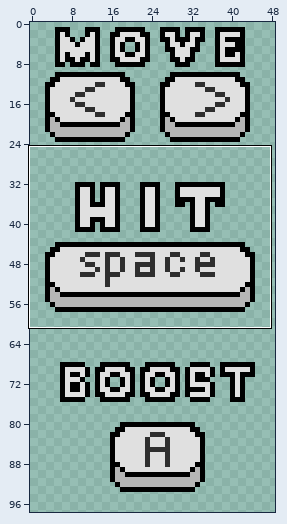
A pixel-art file gets an edit: assets/images/keys.ase. The first picture is a wide view before the edit; the outline marks the close-up.
Close-up. Old version:
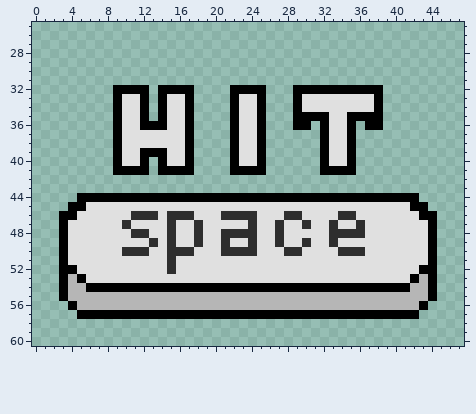
50x100 pixels, 1 frame. Shown: x 0..47, y 25..60. The wide view leaves out empty margins.
The result:
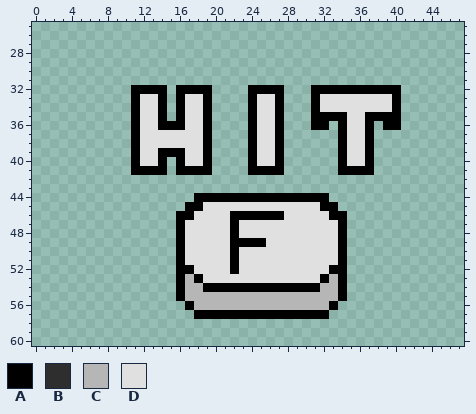
Palette (. is transparent): A #000000  B #2e2e2e  C #b6b6b6  D #e0e0e0
From old to new:
@@ x 0..47 @@
 31 ................................................
-32 .........AAAA.AAAA....AAAA...AAAAAAAAAA.........
-33 .........ADDA.ADDA....ADDA...ADDDDDDDDA.........
-34 .........ADDA.ADDA....ADDA...ADDDDDDDDA.........
-35 .........ADDA.ADDA....ADDA...AAAADDAAAA.........
-36 .........ADDAAADDA....ADDA...AA.ADDA.AA.........
-37 .........ADDDDDDDA....ADDA......ADDA............
-38 .........ADDDDDDDA....ADDA......ADDA............
-39 .........ADDAAADDA....ADDA......ADDA............
-40 .........ADDA.ADDA....ADDA......ADDA............
-41 .........AAAA.AAAA....AAAA......AAAA............
+32 ...........AAAA.AAAA....AAAA...AAAAAAAAAA.......
+33 ...........ADDA.ADDA....ADDA...ADDDDDDDDA.......
+34 ...........ADDA.ADDA....ADDA...ADDDDDDDDA.......
+35 ...........ADDA.ADDA....ADDA...AAAADDAAAA.......
+36 ...........ADDAAADDA....ADDA...AA.ADDA.AA.......
+37 ...........ADDDDDDDA....ADDA......ADDA..........
+38 ...........ADDDDDDDA....ADDA......ADDA..........
+39 ...........ADDAAADDA....ADDA......ADDA..........
+40 ...........ADDA.ADDA....ADDA......ADDA..........
+41 ...........AAAA.AAAA....AAAA......AAAA..........
 42 ................................................
 43 ................................................
-44 .....AAAAAAAAAAAAAAAAAAAAAAAAAAAAAAAAAAAAAA.....
-45 ....AADDDDDDDDDDDDDDDDDDDDDDDDDDDDDDDDDDDDAA....
-46 ...AADDDDDDBBBDBBBDDDBBBBDDDBBDDDDBBDDDDDDDAA...
-47 ...ADDDDDDBDDDDBDDBDDDDDBDDBDDBDDBDDBDDDDDDDA...
-48 ...ADDDDDDDBBDDBDDBDDBBBBDDBDDDDDBBBBDDDDDDDA...
-49 ...ADDDDDDDDDBDBDDBDDBDDBDDBDDBDDBDDDDDDDDDDA...
-50 ...ADDDDDDBBBDDBBBDDDBBBBDDDBBDDDDBBBDDDDDDDA...
-51 ...ADDDDDDDDDDDBDDDDDDDDDDDDDDDDDDDDDDDDDDDDA...
-52 ...AADDDDDDDDDDBDDDDDDDDDDDDDDDDDDDDDDDDDDDAA...
-53 ...ACADDDDDDDDDDDDDDDDDDDDDDDDDDDDDDDDDDDDACA...
-54 ...ACCAAAAAAAAAAAAAAAAAAAAAAAAAAAAAAAAAAAACCA...
-55 ...ACCCCCCCCCCCCCCCCCCCCCCCCCCCCCCCCCCCCCCCCA...
-56 ....ACCCCCCCCCCCCCCCCCCCCCCCCCCCCCCCCCCCCCCA....
-57 .....AAAAAAAAAAAAAAAAAAAAAAAAAAAAAAAAAAAAAA.....
+44 ..................AAAAAAAAAAAAAAA...............
+45 .................AADDDDDDDDDDDDDAA..............
+46 ................AADDDDAAAAAADDDDDAA.............
+47 ................ADDDDDADDDDDDDDDDDA.............
+48 ................ADDDDDADDDDDDDDDDDA.............
+49 ................ADDDDDAAAADDDDDDDDA.............
+50 ................ADDDDDADDDDDDDDDDDA.............
+51 ................ADDDDDADDDDDDDDDDDA.............
+52 ................AADDDDADDDDDDDDDDAA.............
+53 ................ACADDDDDDDDDDDDDACA.............
+54 ................ACCAAAAAAAAAAAAACCA.............
+55 ................ACCCCCCCCCCCCCCCCCA.............
+56 .................ACCCCCCCCCCCCCCCA..............
+57 ..................AAAAAAAAAAAAAAA...............
 58 ................................................
Changed places in both close-ups, as pixel boxes (x1, y1, x2, y2):
changed: (59, 85, 437, 319)
